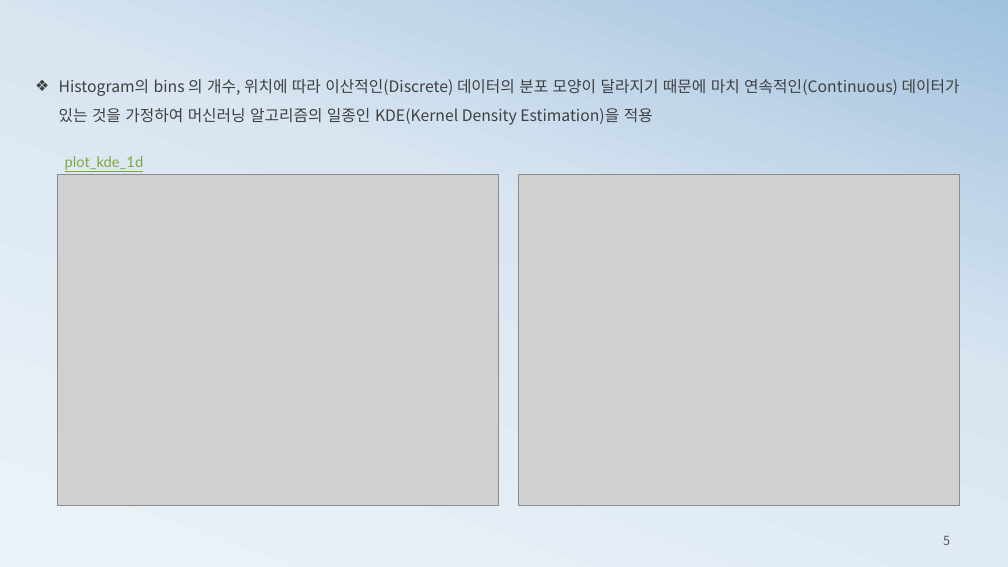
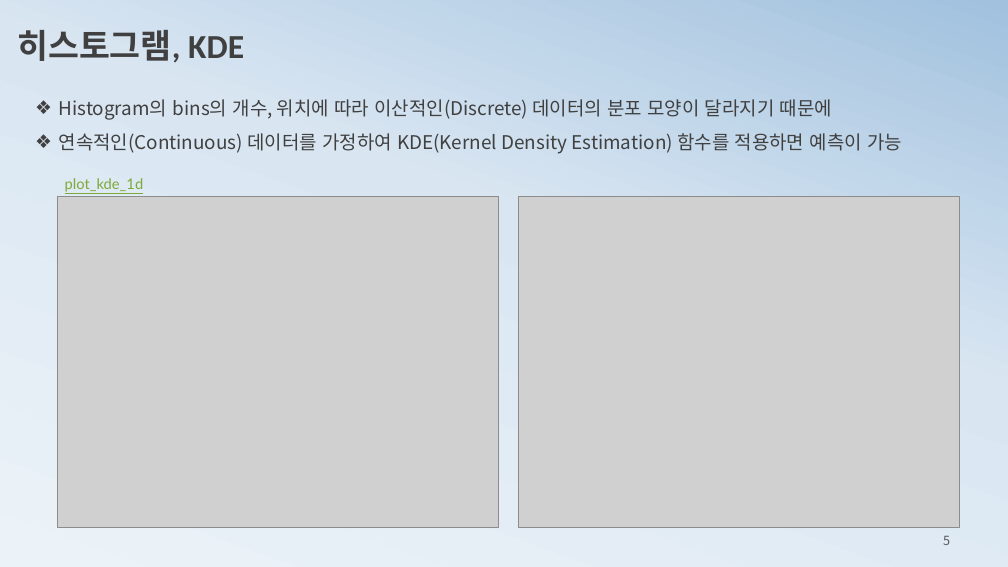
Before and after one commit to ancestor9/mathematics-for-machine-learning, a slide deck: slide 5 of 2_histogram2probability.pptx. Drawn at 1008x567 pixels with LibreOffice and Linux fonts; fonts in the diff are those of the drawing; grey boxes stand for pictures. Boxes give left, top, right and bottom in pixels: in the first picture for what was removed or moved away, otherwise in the second. Text is boxed around its words. In the diff, an @@ line names an element or a change of style, - is before the commit and + after.

```diff
--- a/2_histogram2probability.pptx
+++ b/2_histogram2probability.pptx
@@ text added at bbox=[17, 30, 244, 62], 32 pt, text #404040, bold @@
+히스토그램, KDE
@@ text at bbox=[59, 99, 902, 154]: text changed; size 15 to 18 pt @@
-❖ Histogram의 bins 의 개수, 위치에 따라 이산적인(Discrete) 데이터의 분포 모양이 달라지기 때문에 마치 연속적인(Continuous) 데이터가 있는 것을 가정하여 머신러닝 알고리즘의 일종인 KDE(Kernel Density Estimation)을 적용
+❖ Histogram의 bins의 개수, 위치에 따라 이산적인(Discrete) 데이터의 분포 모양이 달라지기 때문에
+❖ 연속적인(Continuous) 데이터를 가정하여 KDE(Kernel Density Estimation) 함수를 적용하면 예측이 가능
@@ 2 pictures, 1 text: place and size @@
-2 pictures, 1 text at bbox=[57, 156, 960, 506]
+2 pictures, 1 text at bbox=[57, 178, 960, 528]
```
Also in this commit, not shown: 14 other slides changed, 5 slides added, 3 slides removed.
